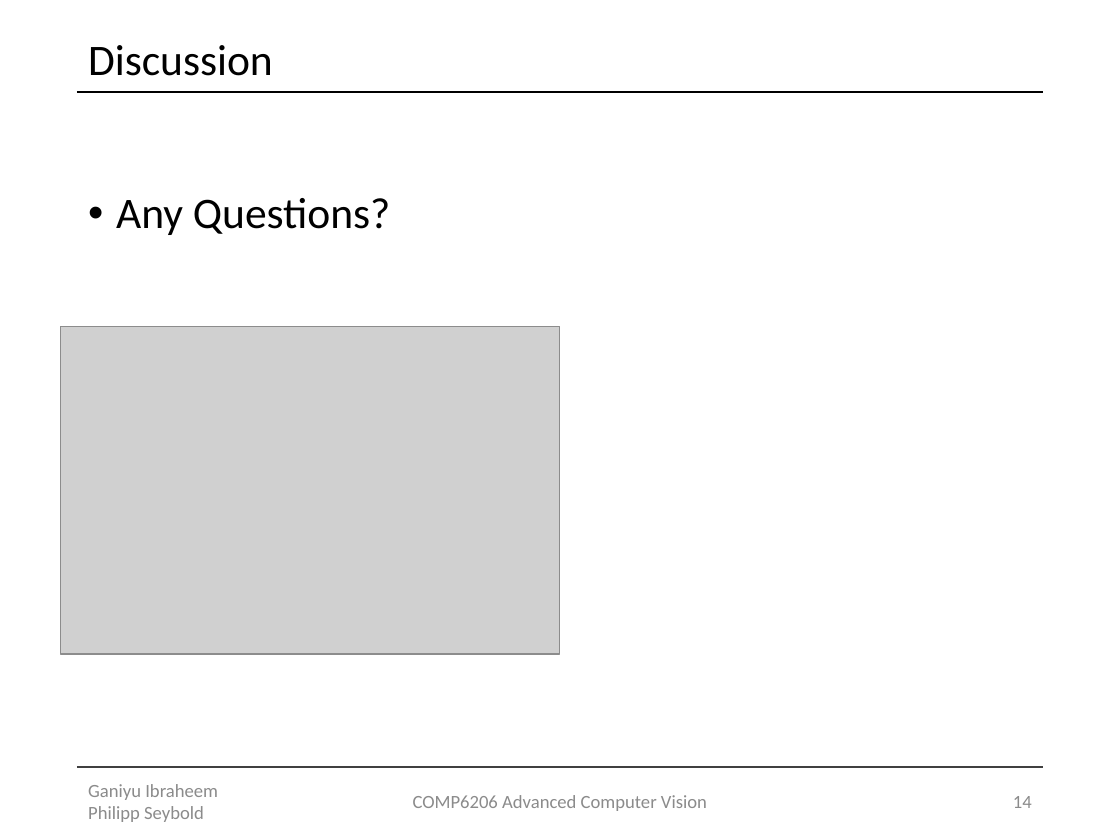
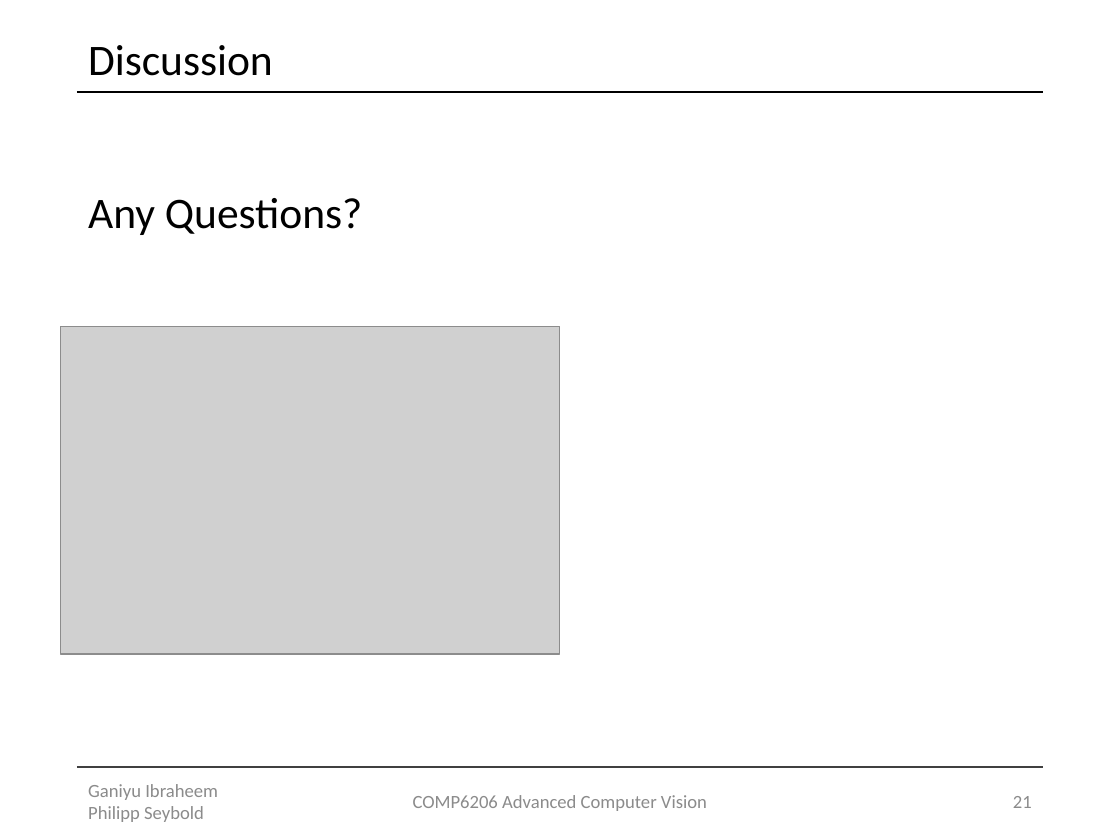
Before and after one commit to Lxrd-AJ/ForceFieldTransforms, a slide deck: slide 21 of Force Field Transformation.pptx (slide 14 before the commit). Drawn at 1120x840 pixels with LibreOffice and Linux fonts; fonts in the diff are those of the drawing; grey boxes stand for pictures. Boxes give left, top, right and bottom in pixels: in the first picture for what was removed or moved away, otherwise in the second. Text is boxed around its words. In the diff, an @@ line names an element or a change of style, - is before the commit and + after.

```diff
--- a/Force Field Transformation.pptx
+++ b/Force Field Transformation.pptx
@@ text "Any Questions?" at [88,198,362,235]: bullet • to none @@
@@ page number at [1013,796,1032,808]: text changed @@
-14
+21
```
Also in this commit, not shown: 11 other slides changed, 6 slides added.
